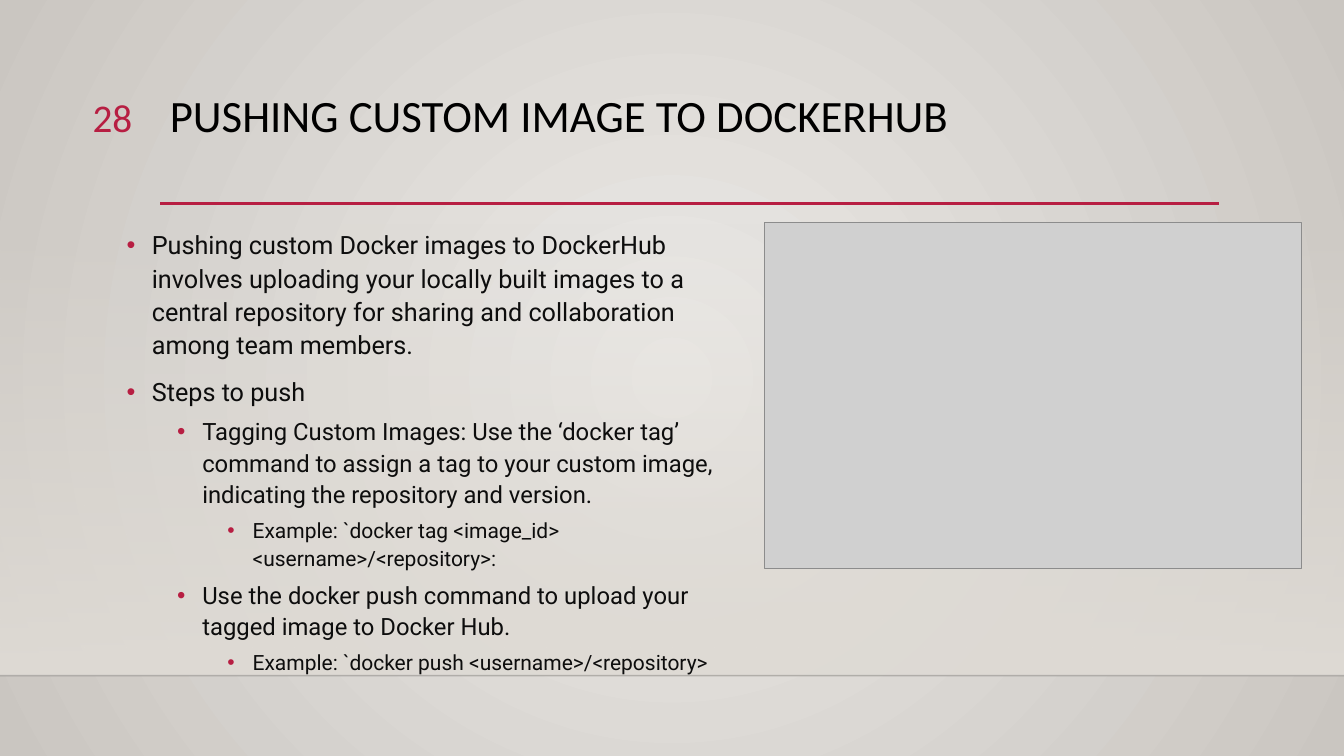
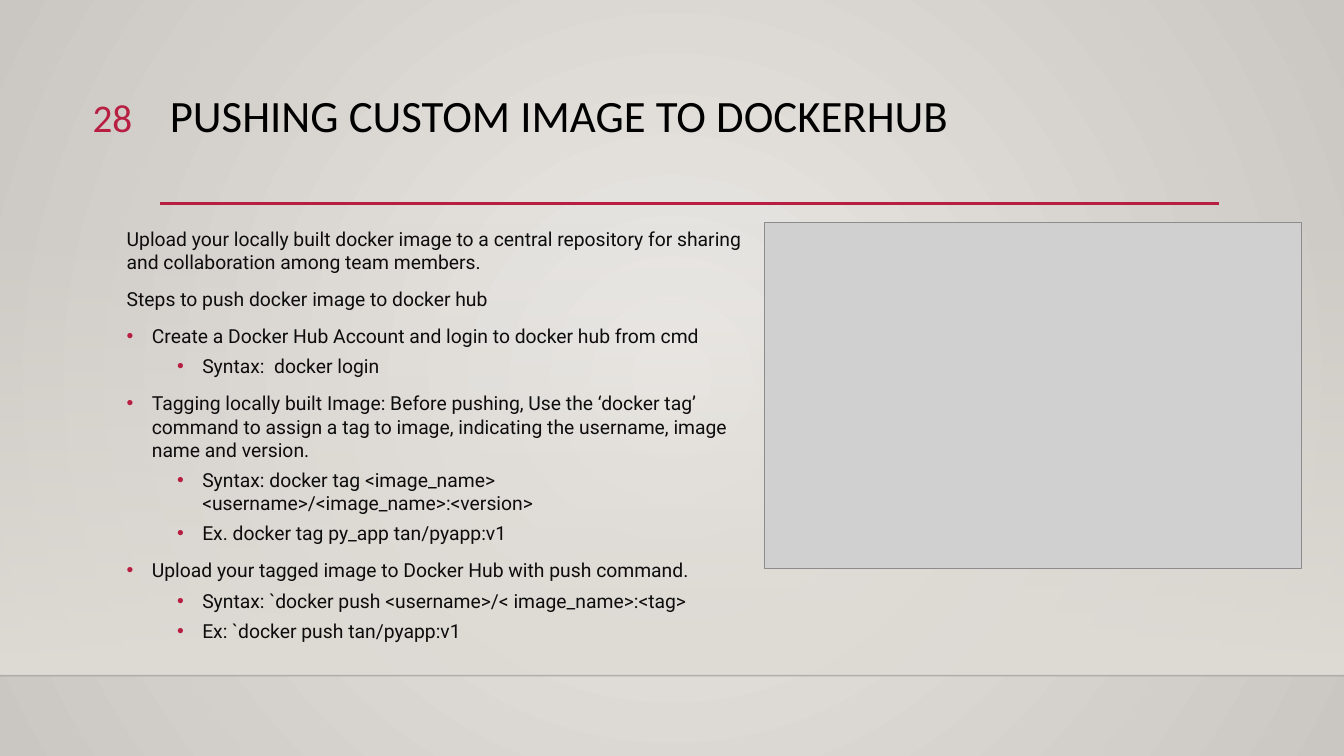
Before and after one commit to ddum-sutd/docker_workshop, a slide deck: slide 28 of Docker_workshop.pptx. Drawn at 1344x756 pixels with LibreOffice and Linux fonts; fonts in the diff are those of the drawing; grey boxes stand for pictures; background and template pictures are left out. Boxes give left, top, right and bottom in pixels: in the first picture for what was removed or moved away, otherwise in the second. Text is boxed around its words. In the diff, an @@ line names an element or a change of style, - is before the commit and + after.

Commit message:
included docker push

```diff
--- a/Docker_workshop.pptx
+++ b/Docker_workshop.pptx
@@ text at box(127, 231, 741, 642): text changed; size 17 to 13.8 pt @@
-• Pushing custom Docker images to DockerHub involves uploading your locally built images to a central repository for sharing and collaboration among team members.
-• Steps to push
-  • Tagging Custom Images: Use the ‘docker tag’ command to assign a tag to your custom image, indicating the repository and version.
-    • Example: `docker tag <image_id> <username>/<repository>:
-  • Use the docker push command to upload your tagged image to Docker Hub.
-    • Example: `docker push <username>/<repository>
+Upload your locally built docker image to a central repository for sharing and collaboration among team members.
+Steps to push docker image to docker hub
+• Create a Docker Hub Account and login to docker hub from cmd
+  • Syntax: docker login
+• Tagging locally built Image: Before pushing, Use the ‘docker tag’ command to assign a tag to image, indicating the username, image name and version.
+  • Syntax: docker tag <image_name> <username>/<image_name>:<version>
+  • Ex. docker tag py_app tan/pyapp:v1
+• Upload your tagged image to Docker Hub with push command.
+  • Syntax: `docker push <username>/< image_name>:<tag>
+  • Ex: `docker push tan/pyapp:v1
```
Also in this commit, not shown: 3 other slides changed, 1 other file.
